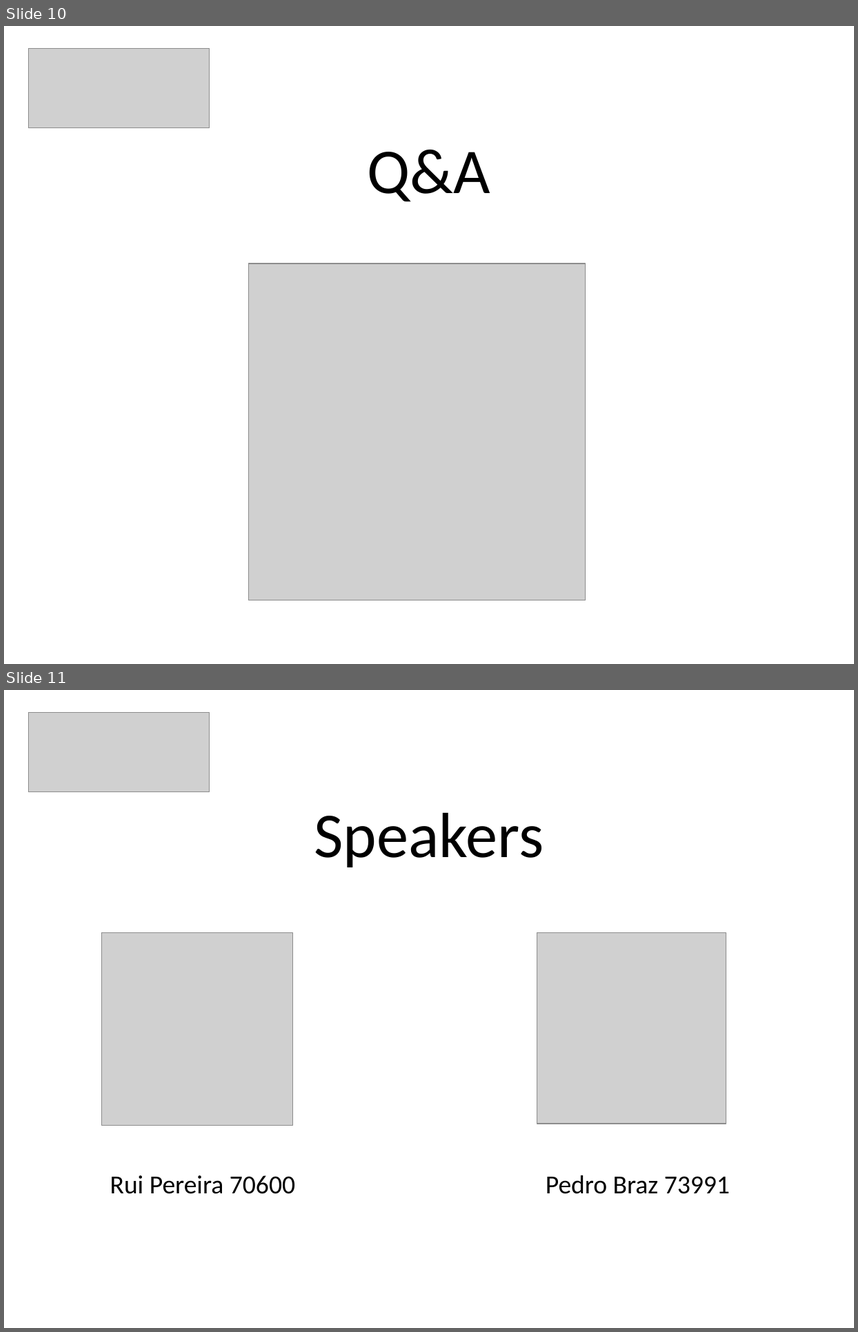
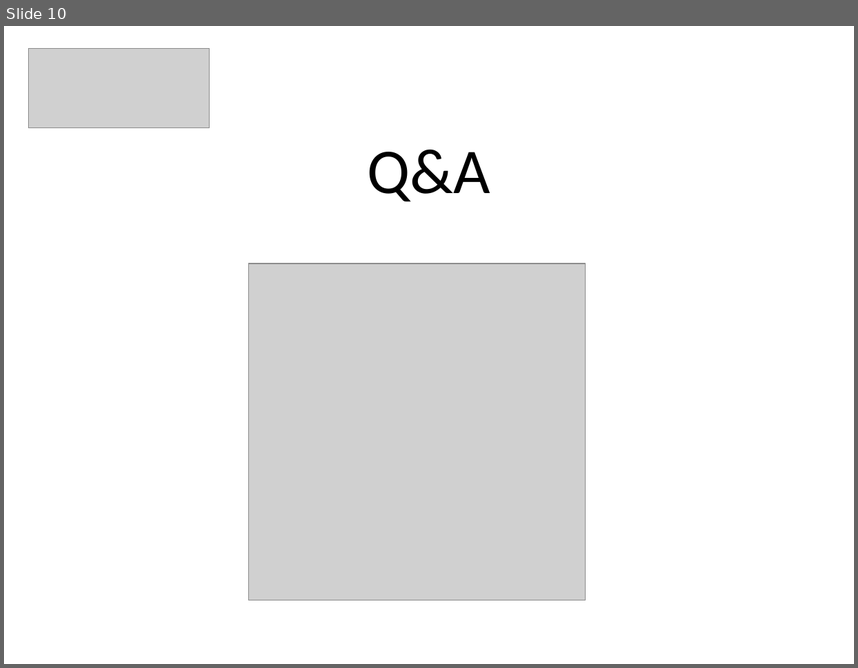
Before and after one commit to PeBraz/MapNoReduce, a slide deck: paper-presentation/padi-presentation.pptx. Shown one above the other, each under a label of ours: slides 10 and 11 before the commit, slide 10 after it. The pictures are 858x1332 and 858x668 pixels, drawn with LibreOffice and Linux fonts; fonts in the diff are those of the drawing; grey boxes stand for pictures. Boxes give left, top, right and bottom in pixels: in the first picture for what was removed or moved away, otherwise in the second. Text is boxed around its words. In the diff, an @@ line names an element or a change of style, - is before the commit and + after.

```diff
--- a/paper-presentation/padi-presentation.pptx
+++ b/paper-presentation/padi-presentation.pptx
@@ slide 11 removed at bbox=[4, 690, 854, 1328], background #FFFFFF @@
@@ picture removed at bbox=[29, 712, 210, 792] @@
@@ title removed at bbox=[314, 813, 544, 867] @@
-Speakers
@@ picture removed at bbox=[102, 932, 293, 1125] @@
@@ picture removed at bbox=[537, 932, 726, 1123] @@
@@ text removed at bbox=[110, 1175, 295, 1194] @@
-Rui Pereira 70600
@@ text removed at bbox=[546, 1175, 730, 1194] @@
-Pedro Braz 73991
```
Also in this commit, not shown: 1 slide added, 1 other slide removed.
